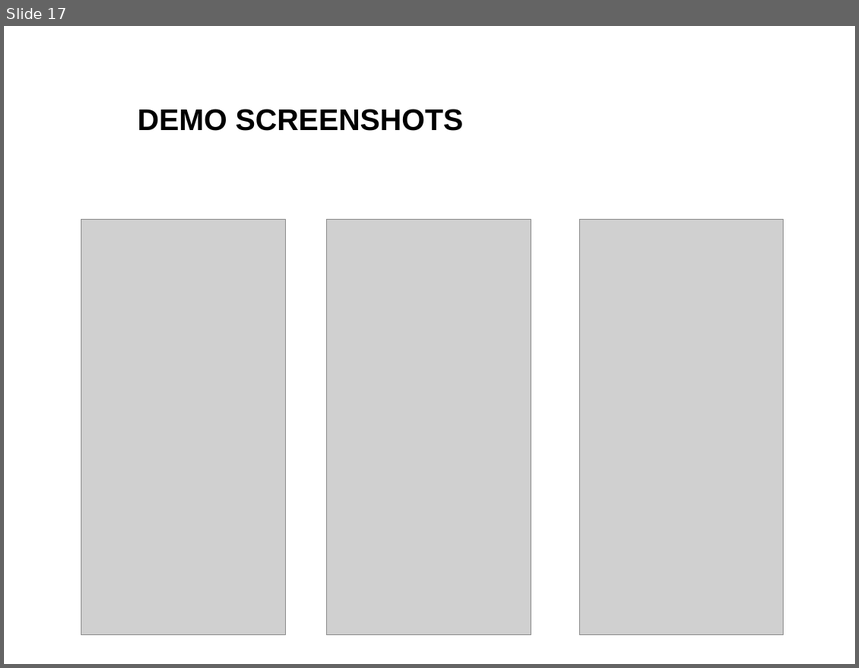
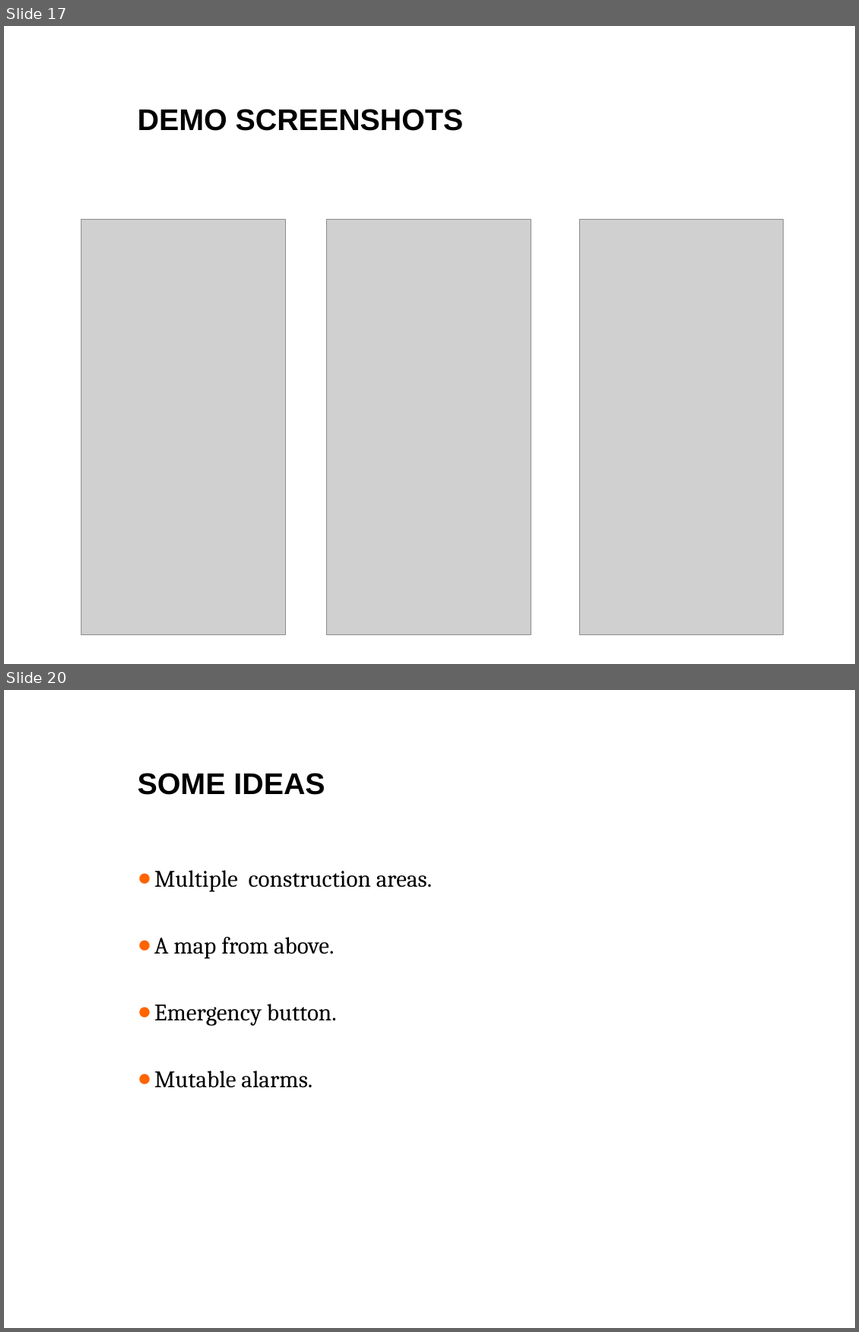
Before and after one commit to deerel/DVA313VolvoCoPilot, a slide deck: Project Presentation #2 - mandatory 20171206.pptx. Shown one above the other, each under a label of ours: slide 17 before the commit, slides 17 and 20 after it; the slides between them are not shown. The pictures are 859x668 and 859x1332 pixels, drawn with LibreOffice and Linux fonts; fonts in the diff are those of the drawing; grey boxes stand for pictures; background and template pictures are left out. Boxes give left, top, right and bottom in pixels: in the first picture for what was removed or moved away, otherwise in the second. Text is boxed around its words. In the diff, an @@ line names an element or a change of style, - is before the commit and + after.

```diff
--- a/Project Presentation #2 - mandatory 20171206.pptx
+++ b/Project Presentation #2 - mandatory 20171206.pptx
@@ slide 20 added at bbox=[4, 690, 855, 1328], background #FFFFFF @@
@@ title added at bbox=[138, 773, 325, 795], 25.3 pt, text #000000, bold @@
+SOME IDEAS
@@ text added at bbox=[154, 870, 433, 1088], 20 pt, text #000000 @@
+● Multiple construction areas.
+● A map from above.
+● Emergency button.
+● Mutable alarms.
```
Also in this commit, not shown: 3 other slides added, 1 slide removed.
